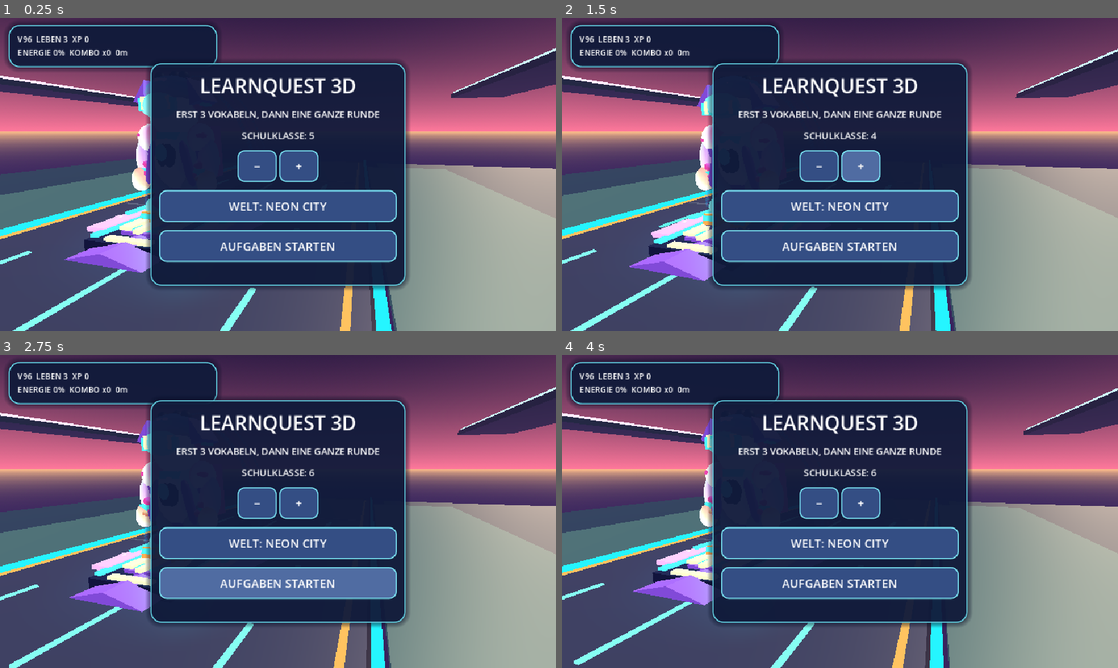
Above: before the commit, frames 1-4 (two rows, left to right).
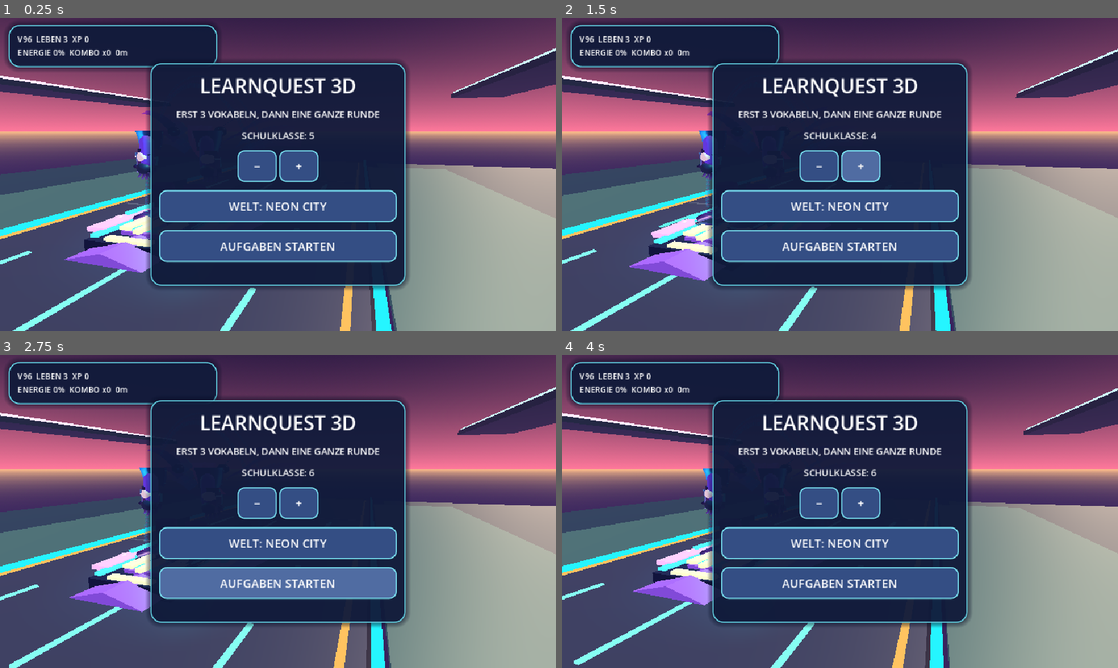
Above: after the commit, the same moments.

Repository: mtothek0703/learnquest-unity-web
Game: Godot game, scene res://main.tscn
The game is run twice, just before and just after one commit, with the same random seed, the same clock (stepped at 60 frames per second) and the same inputs.
Inputs (mouse positions are in pixels of both pictures, inside the frame that each line leads up to):
- Up to frame 1 (0.25 s): no input
- Up to frame 2 (1.5 s): click "−" at 0.5 s; move the mouse to (962, 158) at 1.27 s; hold Right from 1.28 s (still down); hold Q from 1.28 s (still down); click (962, 158) at 1.42 s
- Up to frame 3 (2.75 s): tap Space at 1.52, 1.82 s; release Right at 2 s; release Q at 2 s; drag from (166, 527) to (250, 574) at 2.02 s
- Up to frame 4 (4 s): move the mouse to (895, 442) at 2.77 s; hold Right 2.78-3.5 s; hold R 2.78-3.5 s; drag from (812, 574) to (673, 464) at 3.52 s

The runs differ from the first frame. In frame 1, 0.9% of the frame differs, in the area x 23-28%, y 19-66%; in frame 2, 0.8%; in frame 3, 0.7%; in frame 4, 0.5%.
Error before the commit: Parse Error: Cannot infer the type of "balance" variable because the value doesn't have a set type. (res://rider_original_body_skin.gd:175)

Commit message:
fix(godot): explicitly type per-side bone balance to satisfy GDScript parser

Diff:
--- a/godot/rider_original_body_skin.gd
+++ b/godot/rider_original_body_skin.gd
@@ -172,8 +172,8 @@
     for side in [-1.0, 1.0]:
         var arm := 5 if side < 0.0 else 7
         var thigh := 9 if side < 0.0 else 11
-        var balance := steering * side
-        var arm_spread := side * (0.13 + jump * 0.29 + ascending * 0.13 - descending * 0.06)
+        var balance: float = steering * float(side)
+        var arm_spread: float = float(side) * (0.13 + jump * 0.29 + ascending * 0.13 - descending * 0.06)
         _rotate(arm, Quaternion(Vector3.FORWARD, arm_spread - steering * 0.10) *
             Quaternion(Vector3.RIGHT, boost_pose_weight * 0.24 +
                 rhythm * (0.038 + boost_pose_weight * 0.025) * side -
